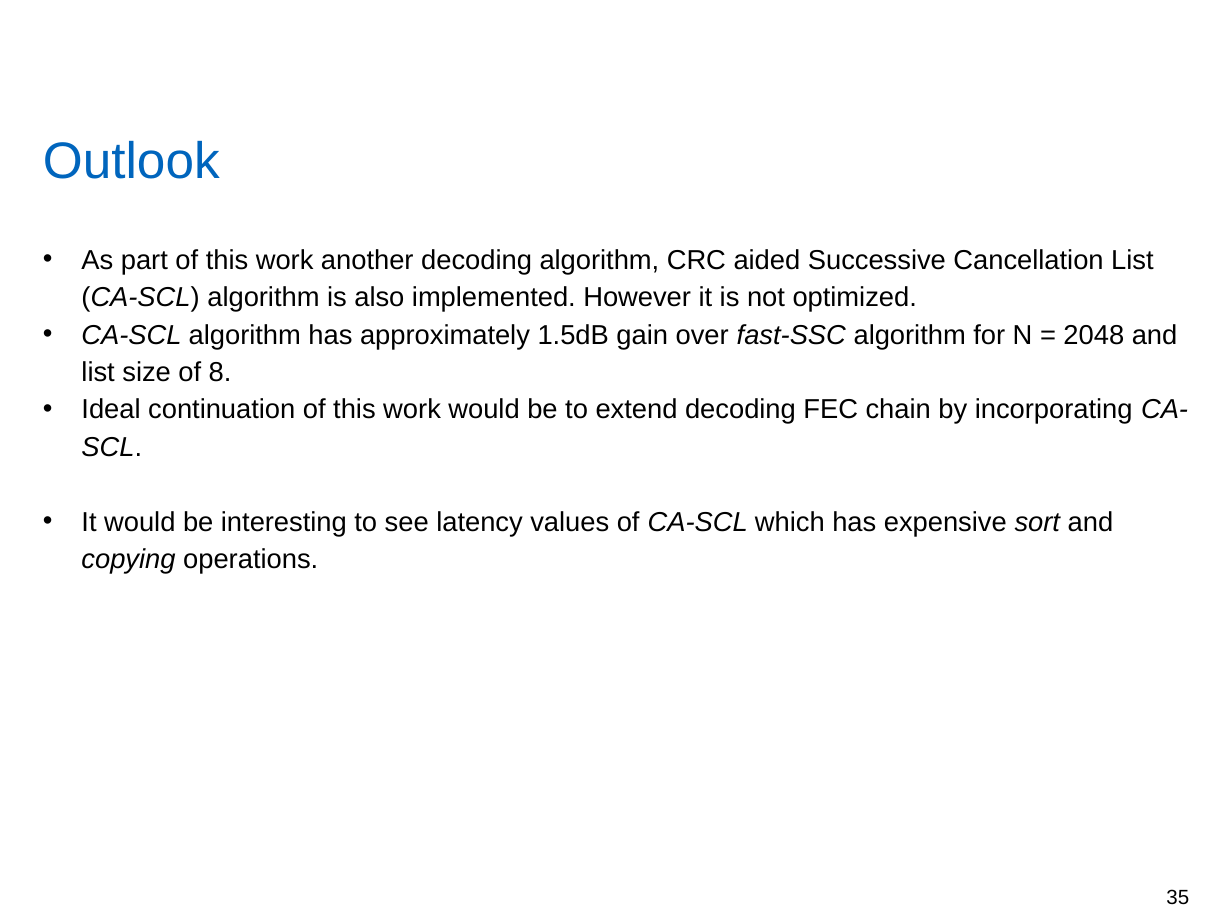
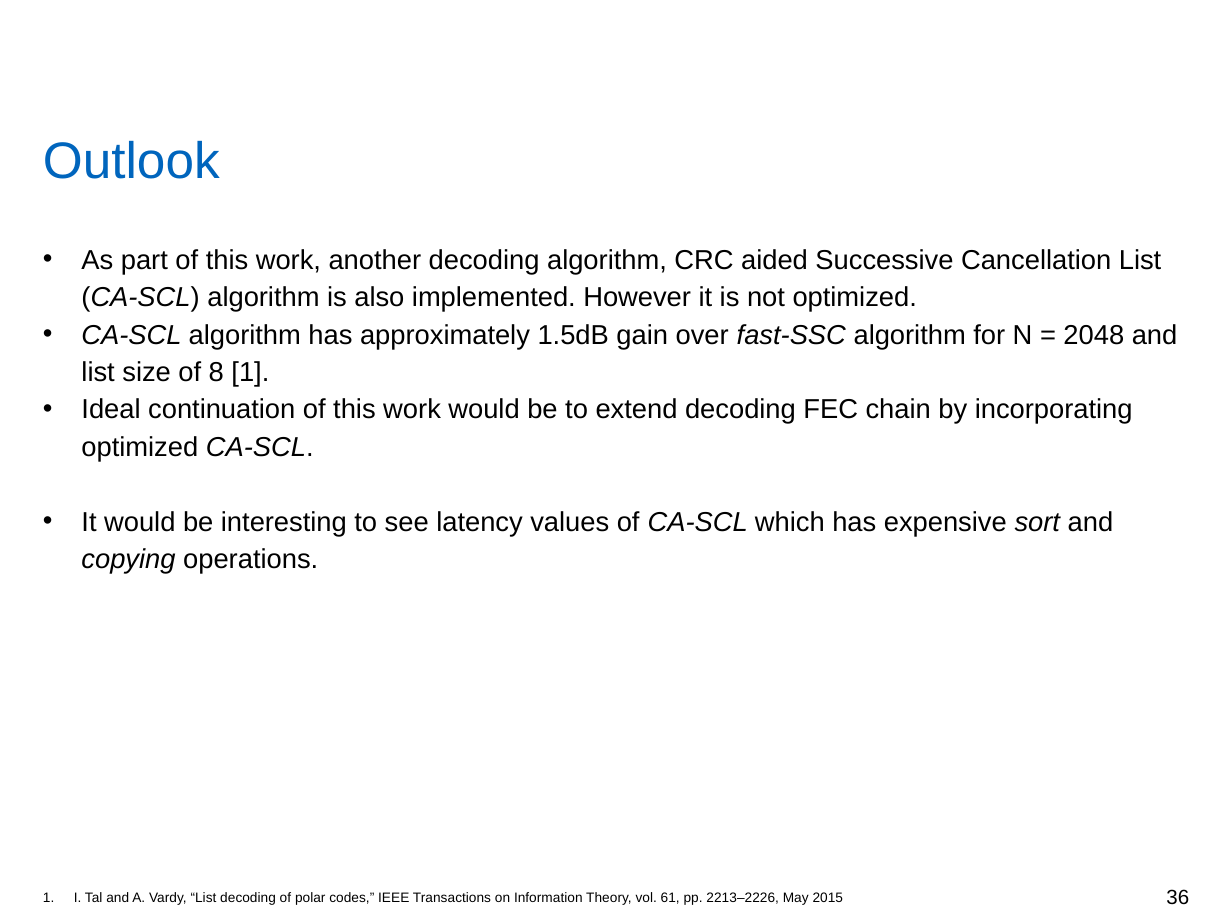
Before and after one commit to yadhu1961/thesis_5GPolorCodes, a slide deck: slide 36 of final_presentation/finalPpt.pptx (slide 35 before the commit). Drawn at 1232x924 pixels with LibreOffice and Linux fonts; fonts in the diff are those of the drawing; background and template pictures are left out. Boxes give left, top, right and bottom in pixels: in the first picture for what was removed or moved away, otherwise in the second. Text is boxed around its words. In the diff, an @@ line names an element or a change of style, - is before the commit and + after.

```diff
--- a/final_presentation/finalPpt.pptx
+++ b/final_presentation/finalPpt.pptx
@@ text at (x1=81, y1=249, x2=1178, y2=462): text changed @@
-• As part of this work another decoding algorithm, CRC aided Successive Cancellation List (CA-SCL) algorithm is also implemented. However it is not optimized.
-• CA-SCL algorithm has approximately 1.5dB gain over fast-SSC algorithm for N = 2048 and list size of 8.
-• Ideal continuation of this work would be to extend decoding FEC chain by incorporating CA-SCL.
+• As part of this work, another decoding algorithm, CRC aided Successive Cancellation List (CA-SCL) algorithm is also implemented. However it is not optimized.
+• CA-SCL algorithm has approximately 1.5dB gain over fast-SSC algorithm for N = 2048 and list size of 8 [1].
+• Ideal continuation of this work would be to extend decoding FEC chain by incorporating optimized CA-SCL.
@@ text added at (x1=74, y1=892, x2=844, y2=905), 8 pt, text #000000 @@
+1. I. Tal and A. Vardy, “List decoding of polar codes,” IEEE Transactions on Information Theory, vol. 61, pp. 2213–2226, May 2015
@@ page number at (x1=1166, y1=889, x2=1189, y2=905): text changed @@
-35
+36
```
Also in this commit, not shown: 25 other slides changed, 5 slides added, 4 slides removed, 18 other files.
